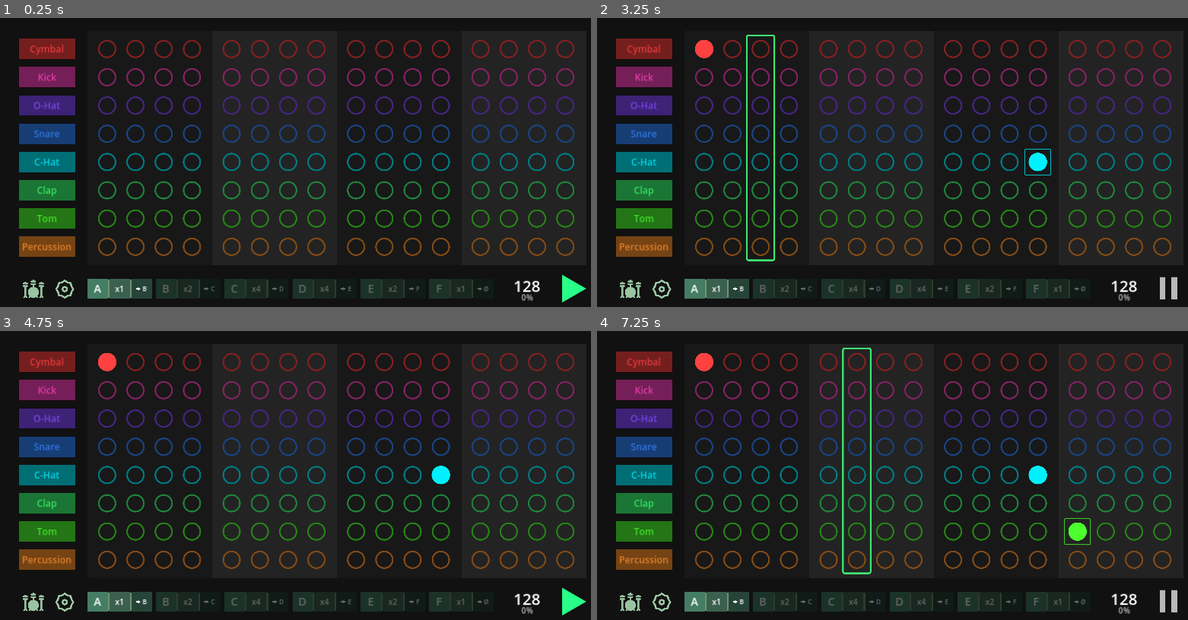
Above: before the commit, frames 1-4 (two rows, left to right).
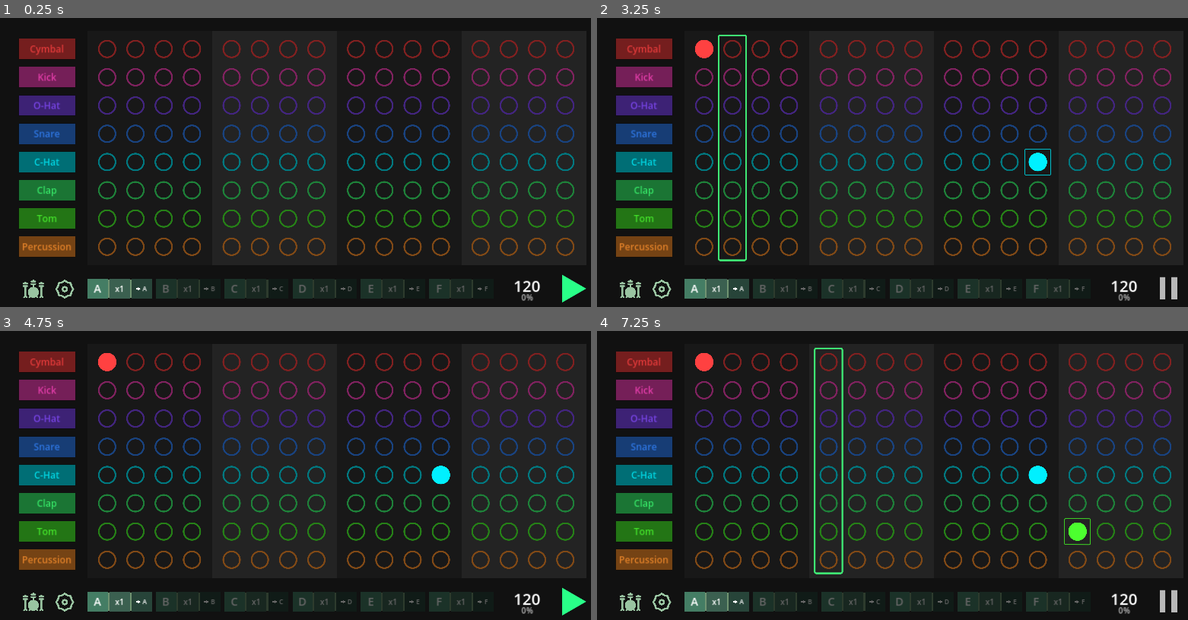
Above: after the commit, the same moments.

Repository: JulienToumieh/bsteppr
Game: Godot game, scene res://main.tscn
The game is run twice, just before and just after one commit, with the same random seed, the same clock (stepped at 60 frames per second) and the same inputs.
Inputs (mouse positions are in pixels of both pictures, inside the frame that each line leads up to):
- Up to frame 1 (0.25 s): no input
- Up to frame 2 (3.25 s): click (703, 49) at 0.52 s; click (703, 49) at 1.27 s; click (703, 49) at 2.02 s; tap Enter at 2.75 s; move the mouse to (1034, 150) at 2.77 s; tap Space (start-stop) at 2.85 s; click (1034, 150) at 2.92 s
- Up to frame 3 (4.75 s): tap Space (start-stop) at 3.5, 4.25, 4.35 s; drag from (183, 492) to (271, 536) at 3.52 s; move the mouse to (366, 414) at 4.27 s; click (366, 414) at 4.42 s
- Up to frame 4 (7.25 s): tap Space (start-stop) at 5, 5.85, 6.5 s; drag from (868, 536) to (721, 435) at 5.02 s; move the mouse to (1081, 521) at 5.77 s; click (1081, 521) at 5.92 s; drag from (721, 435) to (809, 403) at 6.52 s

The runs differ from the first frame. In frame 1, less than 0.1% of the frame differs, in the area x 24-92%, y 91-95%; in frame 2, 0.8%; in frame 3, less than 0.1%; in frame 4, 1.1%, in the area x 24-92%, y 5-95%.

Commit message:
Ability to init (clear) a loop + resolved a bug with playback when changing presets + other improvements

Diff:
--- a/Globals.gd
+++ b/Globals.gd
@@ -11,13 +11,13 @@
 }
 
 var loop = {
-	"A": [1, "B"],
-	"B": [2, "C"],
-	"C": [4, "D"],
-	"D": [4, "E"],
-	"E": [2, "F"],
-	"F": [1, "Ø"]
-}
+	"A": [1, "A"],
+	"B": [1, "B"],
+	"C": [1, "C"],
+	"D": [1, "D"],
+	"E": [1, "E"],
+	"F": [1, "F"]
+	}
 
 signal update_ui
 var instrumentNames = []
@@ -34,7 +34,7 @@
 var barRound = 0
 var playing = false
 
-var bpm = 128
+var bpm = 120
 var swing = 0
 var timer : Timer
 
@@ -77,14 +77,14 @@
 		playbackPosition += 1
 	get_parent().get_node("Main/BeatGrid").updateTrackerPos()
 
-	if playbackPosition % 2 and swing != 0: await get_tree().create_timer(((60 / bpm) * 4) * (swing * 1.0 / 100.0) * 0.035).timeout
+	if playbackPosition % 2 and swing != 0: await get_tree().create_timer(((60.0 / bpm) * 4) * (swing * 1.0 / 100.0) * 0.035).timeout
 	for ins in range(8):
 		if activeBeat[playbackPosition - 1][ins][barRound-1] != "0":
 			get_node("Instrument" + str(ins+1)).volume_db = mapVol(activeBeat[playbackPosition - 1][ins][barRound-1])
 		if activeBeat[playbackPosition - 1][ins][barRound-1] != "0": playSound(ins+1)
 
 
-func _process(delta):
+func _process(_delta):
 	if Input.is_action_just_pressed("start-stop"):
 		togglePlayback()
 
@@ -104,12 +104,15 @@
 
 
 func load_loop(loopName):
+	if playing:
+		togglePlayback()
+
 	var load_file = FileAccess.open(data_path + "/Loop Presets/" + loopName + ".blp", FileAccess.READ)
 
 	var json_data = load_file.get_line()
 	load_file.close()
 	var json = JSON.new()
-	var parse_result = json.parse(json_data)
+	var _parse_result = json.parse(json_data)
 
 	var loop_data = json.data
 
@@ -119,33 +122,98 @@
 	swing = loop_data["swing"]
 
 	activeBeat = beat[activeLoop]
+	activeBeatQueue = activeBeat
+	setTempo()
 
 	updateUI()
 
 
 func _ready():
-	'if OS.has_feature("android"):
-		OS.request_permissions()
-		data_path = "/storage/emulated/0/BSteppr"
-	else:
-		data_path = OS.get_executable_path().get_base_dir()
-		DirAccess.make_dir_absolute(data_path + "/Loop Presets")'
-
 	for key in beat.keys():
 		for i in range(16):
 			beat[key].append(Array())
 			for j in range(8):
 				beat[key][i].append("0000")
-
+	initLoop()
+	#relocKit()
 
 	loadInstruments(currentKit)
 	setTempo()
 
+'
+func relocKit():
+	DirAccess.make_dir_absolute(data_path + "/Drum Kits")
+	var internalKits = getFolderNames("res://drum_kits")
+	for kit in internalKits:
+		DirAccess.make_dir_absolute(data_path + "/Drum Kits/" + kit)
+		var kitIns = getAllFileNames("res://drum_kits/" + kit)
+		for ins in kitIns:
+			#ResourceSaver.save(load("res://drum_kits/" + kit + "/" + ins), data_path + "/Drum Kits/" + kit + "/" + ins + ".import")
+			DirAccess.copy_absolute("res://drum_kits/" + kit + "/" + ins, data_path + "/Drum Kits/" + kit + "/" + ins)
+'
+
 func loadInstruments(kit):
 	instrumentNames = getFileNames("res://drum_kits/" + kit + "/")
-	for ins in range(8):
-		get_node("Instrument" + str(ins + 1)).stream = load("res://drum_kits/" + kit + "/" + instrumentNames[ins])
-	updateUI()
+	for ins in range(instrumentNames.size()):
+		var path = "res://drum_kits/" + kit + "/" + instrumentNames[ins]
+		get_node("Instrument" + str(ins + 1)).stream = load(path)
+		'
+		var file = FileAccess.open(path, FileAccess.READ)
+		if file:
+			var wav_data = file.get_buffer(file.get_length())
+			file.close()
+
+			# Create and configure AudioStreamWAV
+			var audio_stream = AudioStreamWAV.new()
+			audio_stream.data = wav_data  # This is a placeholder. Needs proper parsing!
+			audio_stream.mix_rate = 44100
+			audio_stream.format = 1
+			audio_stream.stereo = true
+
+			# Set parameters
+
+			# Assign to the AudioStreamPlayer
+			var player = get_node("Instrument" + str(ins + 1))
+			player.stream = audio_stream
+		'
+	updateUI()
+
+
+
+func initLoop():
+	if playing:
+		togglePlayback()
+
+	beat = {
+		"A": Array(),
+		"B": Array(),
+		"C": Array(),
+		"D": Array(),
+		"E": Array(),
+		"F": Array()
+	}
+	loop = {
+		"A": [1, "A"],
+		"B": [1, "B"],
+		"C": [1, "C"],
+		"D": [1, "D"],
+		"E": [1, "E"],
+		"F": [1, "F"]
+	}
+	for key in beat.keys():
+		for i in range(16):
+			beat[key].append(Array())
+			for j in range(8):
+				beat[key][i].append("0000")
+
+	bpm = 120
+	swing = 0
+	activeBeat = beat[activeLoop]
+	activeBeatQueue = activeBeat
+	#save_loop("init")
+	setTempo()
+	updateUI()
+
 
 func setTempo():
 	timer = get_node("Timer")
@@ -165,7 +233,6 @@
 			playSound(beatIDX.y+1)
 	else:
 		activeBeat[beatIDX.x][beatIDX.y] = "0000"
-
 	updateUI()
 
 func editBeatStep(beatIDX):
@@ -181,6 +248,22 @@
 		activeBeatQueue = beat[loopName]
 		loopCounter = loop[loopName][0]
 	updateUI()
+
+func getFolderNames(directory: String) -> Array:
+	var dir = DirAccess.open(directory)
+	var folder_names = []
+
+	if dir:
+		dir.list_dir_begin()
+		var folder_name = dir.get_next()
+
+		while folder_name != "":
+			if dir.current_is_dir():
+				folder_names.append(folder_name)
+			folder_name = dir.get_next()
+
+		dir.list_dir_end()
+	return folder_names
 
 func editLoop(loopName):
 	get_parent().get_node("Main").createEditLoopPopup(loopName)
@@ -219,6 +302,21 @@
 		dir.list_dir_end()
 	return file_names
 
+func getAllFileNames(directory: String) -> Array:
+	var dir = DirAccess.open(directory)
+	var file_names = []
+
+	if dir:
+		dir.list_dir_begin()
+		var file_name = dir.get_next()
+
+		while file_name != "":
+			if not dir.current_is_dir():
+				file_names.append(file_name)
+			file_name = dir.get_next()
+
+		dir.list_dir_end()
+	return file_names
 
 '''
 var tempo = 60000 / 128  # Tempo in milliseconds
--- a/components/instrument_row.gd
+++ b/components/instrument_row.gd
@@ -15,7 +15,8 @@
 	Globals.connect("update_ui", Callable(self, "_on_update_ui"))
 
 func _on_update_ui():
-	get_node("Button").text = Globals.instrumentNames[instrumentID-1].substr(3).get_basename()
+	if instrumentID <= Globals.instrumentNames.size():
+		get_node("Button").text = Globals.instrumentNames[instrumentID-1].substr(3).get_basename()
 
 
 func _on_button_pressed():
--- a/scenes/change_kit_popup.gd
+++ b/scenes/change_kit_popup.gd
@@ -5,7 +5,7 @@
 
 func _ready():
 	position = get_viewport().get_size() / 2
-	var drumKits = getFolderNames("res://drum_kits")
+	var drumKits = Globals.getFolderNames("res://drum_kits/")
 
 	for kit in drumKits:
 		get_node("KitList").add_item(kit)
@@ -45,23 +45,6 @@
 	queue_free()
 
 
-func getFolderNames(directory: String) -> Array:
-	var dir = DirAccess.open(directory)
-	var folder_names = []
-
-	if dir:
-		dir.list_dir_begin()
-		var folder_name = dir.get_next()
-
-		while folder_name != "":
-			if dir.current_is_dir():
-				folder_names.append(folder_name)
-			folder_name = dir.get_next()
-
-		dir.list_dir_end()
-	return folder_names
-
-
 func selectItemName(item_name: String) -> void:
 	for index in range(get_node("KitList").get_item_count()):
 		if get_node("KitList").get_item_text(index) == item_name:
@@ -79,7 +62,7 @@
 	Globals.loadInstruments(selectedKit)
 
 
-func _on_k_intruments_list_item_clicked(index, at_position, mouse_button_index):
+func _on_k_intruments_list_item_clicked(index, _at_position, _mouse_button_index):
 	get_node("InstrumentPlayer").stream = load("res://drum_kits/" + selectedKit + "/" + get_node("KIntrumentsList").get_item_text(index))
 	get_node("InstrumentPlayer").play()
 
@@ -94,5 +77,9 @@
 	if selectedLoop != null:
 		Globals.load_loop(selectedLoop)
 
-func _on_loop_preset_list_item_clicked(index, at_position, mouse_button_index):
+func _on_loop_preset_list_item_clicked(index, _at_position, _mouse_button_index):
 	selectedLoop = get_node("LoopPresetList").get_item_text(index)
+
+
+func _on_b_init_loop_pressed():
+	Globals.initLoop()
--- a/scenes/change_kit_popup.tscn
+++ b/scenes/change_kit_popup.tscn
@@ -111,6 +111,13 @@
 offset_bottom = 240.0
 text = "Load Loop"
 
+[node name="BInitLoop" type="Button" parent="."]
+offset_left = 248.0
+offset_top = 64.0
+offset_right = 464.0
+offset_bottom = 112.0
+text = "Clear Loop"
+
 [connection signal="pressed" from="ClosePopup" to="." method="_on_close_popup_pressed"]
 [connection signal="item_selected" from="KitList" to="." method="_on_item_list_item_selected"]
 [connection signal="item_clicked" from="KIntrumentsList" to="." method="_on_k_intruments_list_item_clicked"]
@@ -119,3 +126,4 @@
 [connection signal="item_clicked" from="LoopPresetList" to="." method="_on_loop_preset_list_item_clicked"]
 [connection signal="pressed" from="BSaveLoop" to="." method="_on_b_save_loop_pressed"]
 [connection signal="pressed" from="BLoadLoop" to="." method="_on_b_load_loop_pressed"]
+[connection signal="pressed" from="BInitLoop" to="." method="_on_b_init_loop_pressed"]
